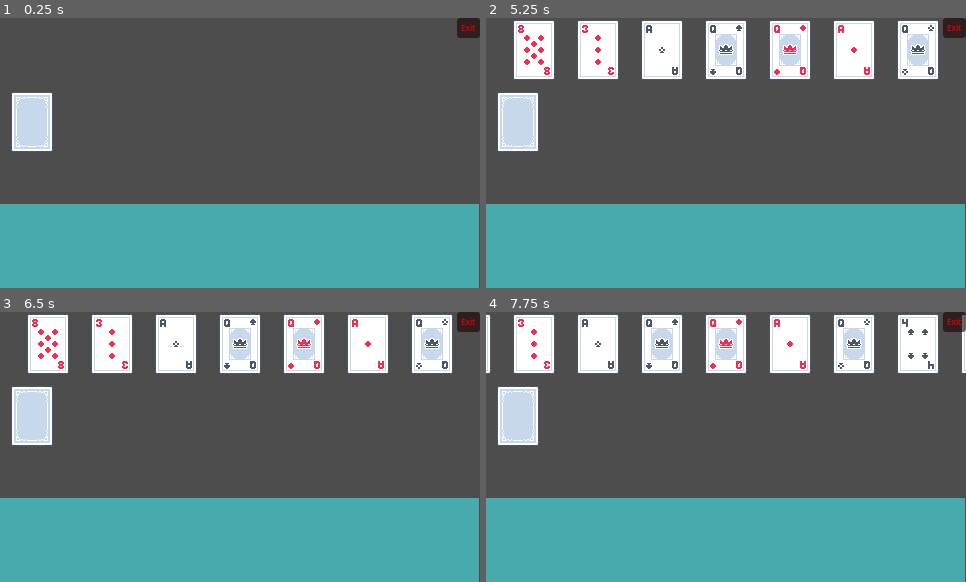
Above: before the commit, frames 1-4 (two rows, left to right).
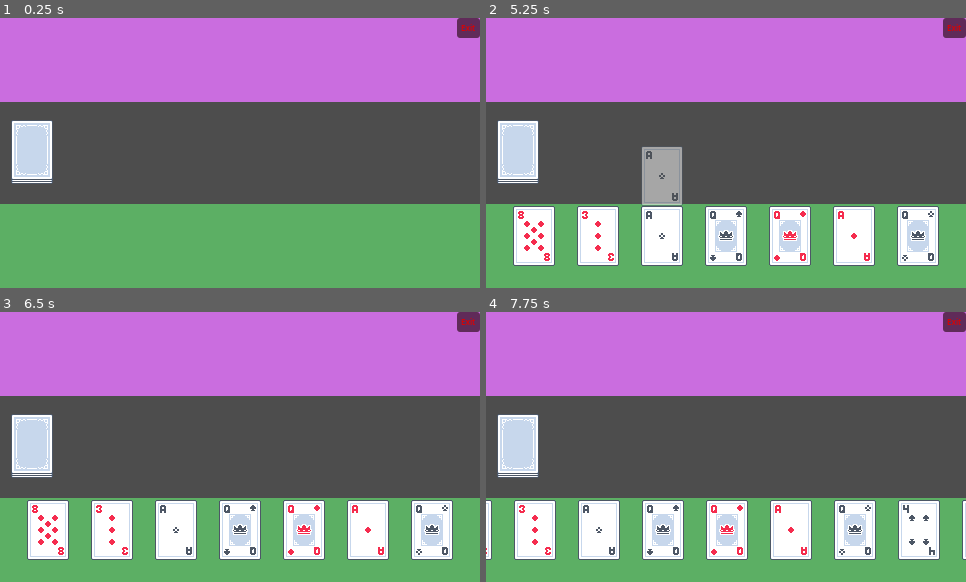
Above: after the commit, the same moments.

Repository: grahamcr4cker/PracticeCards
Game: Godot game, scene res://new-scene-kid.tscn
Same seed, same stepped clock (60 frames per second), same inputs: the game is played once before the commit and once after it.
Inputs (mouse positions are in pixels of both pictures, inside the frame that each line leads up to; where the layout moved, square brackets give the same spot in the first picture):
- Up to frame 1 (0.25 s): no input
- Up to frame 2 (5.25 s): click (519, 153) [519, 123] at 0.5 s; click (519, 153) [519, 123] at 1.25 s; click (519, 153) [519, 123] at 2 s; tap Enter at 2.75, 4.25 s; move the mouse to (831, 139) at 2.77 s; click (831, 139) at 2.92 s; tap Space at 3.5, 5 s; drag from (630, 166) to (702, 207) at 3.52 s; move the mouse to (774, 93) at 4.27 s; click (774, 93) at 4.42 s; drag from (702, 207) to (582, 112) at 5.02 s
- Up to frame 3 (6.5 s): move the mouse to (384, 487) at 5.77 s; click (384, 487) at 5.92 s
- Up to frame 4 (7.75 s): tap Enter at 6.5 s; drag from (582, 406) to (654, 379) at 6.52 s; tap Space at 7.25 s; move the mouse to (750, 447) at 7.27 s; click (750, 447) at 7.42 s

The runs differ from the first frame. In frame 1, 64% of the frame differs, in the area x 0-100%, y 0-100%; in frame 2, 66%; in frame 3, 64%; in frame 4, 64%.

Commit message:
added card flip animation

Diff:
--- a/CenterContainer.gd
+++ b/CenterContainer.gd
@@ -1,6 +1,8 @@
 extends HBoxContainer
 
 @export var card: PackedScene = null
+
+var played := []
 
 func _can_drop_data(_at_position, _data):
 	return true
@@ -8,8 +10,8 @@
 func _drop_data(_at_position, data):
 	var dropped_card = card.instantiate()
 
+	played.append(dropped_card)
 	add_child(dropped_card)
-#	dropped_card.texture = data["texture"]
-	dropped_card.find_child("TextureRect").texture = data["texture"]
+	dropped_card.find_child("CardFront").texture = data["texture"]
 
 	CardActions.emit_signal("card_played", data["id"])
--- a/Hand.gd
+++ b/Hand.gd
@@ -1,11 +1,18 @@
 extends HBoxContainer
 
+var hand := []
 
 # Called when the node enters the scene tree for the first time.
 func _ready():
 	CardActions.connect("draw_card", _draw_card)
+	CardActions.connect("card_played", _remove_card_from_hand)
+
+func _remove_card_from_hand(card_id):
+	hand.pop_back()
+
 
 func _draw_card(card):
+	hand.append(card)
 	add_child(card)
 
 # Called every frame. 'delta' is the elapsed time since the previous frame.
--- a/TextureButton.gd
+++ b/TextureButton.gd
@@ -19,15 +19,15 @@
 					card_img = card_img.replace("13", "K")
 				_:
 					pass
-			print("card res: %s" % card_img)
 			var card = preload("res://card_example.tscn").instantiate()
 			card.card_texture = load(card_img)
 			deck.append(card)
 	deck.shuffle()
 
 func _on_button_pressed():
-	CardActions.emit_signal("draw_card", deck.pop_back())
-	print("deck size: %d", deck.size())
+	print("draw card")
+	var drawn_card = deck.pop_back()
+	CardActions.emit_signal("draw_card", drawn_card)
 
 
 # Called every frame. 'delta' is the elapsed time since the previous frame.
--- a/card_example.gd
+++ b/card_example.gd
@@ -1,14 +1,30 @@
 extends Control
 
 
+@onready var anim_player = $AnimationPlayer
+@onready var timer = $Timer
 @export var card_texture: Texture
+@export var front_face := true
+
 var id
 
 # Called when the node enters the scene tree for the first time.
 func _ready():
 	CardActions.connect("card_played", was_i_played)
 	id = randi() % 999999
-	get_node("TextureRect").texture = card_texture
+	get_node("CardFront").texture = card_texture
+
+func _gui_input(event):
+	if event is InputEventMouseButton and event.button_index == MOUSE_BUTTON_LEFT:
+		if event.is_released():
+			_flip_card()
+
+func _flip_card():
+	if not anim_player.is_playing():
+		if front_face:
+			anim_player.play("flip_front_to_back")
+		else:
+			anim_player.play("flip_back_to_front")
 
 func _get_drag_data(_at_position):
 	var data = {}
@@ -17,7 +33,8 @@
 
 	var drag_preview = duplicate()
 	drag_preview.modulate.a = .5
-	drag_preview.find_child("TextureRect").set_position(Vector2(-32, -32))
+	drag_preview.find_child("CardFront").set_position(Vector2(-32, -32))
+	drag_preview.find_child("CardBack").set_position(Vector2(-32, -32))
 
 	set_drag_preview(drag_preview)
 
--- a/card_example.tscn
+++ b/card_example.tscn
@@ -1,7 +1,142 @@
-[gd_scene load_steps=3 format=3 uid="uid://djtmvqeys8ndx"]
+[gd_scene load_steps=7 format=3 uid="uid://djtmvqeys8ndx"]
 
 [ext_resource type="Texture2D" uid="uid://cfowf8rewgvln" path="res://assets/card_back.png" id="1_mfho1"]
 [ext_resource type="Script" path="res://card_example.gd" id="1_onosp"]
+[ext_resource type="Texture2D" uid="uid://cthilvwoct1m8" path="res://assets/card_clubs_02.png" id="2_tribn"]
+
+[sub_resource type="Animation" id="Animation_xlvc4"]
+resource_name = "flip_front_to_back"
+length = 0.5
+tracks/0/type = "value"
+tracks/0/imported = false
+tracks/0/enabled = true
+tracks/0/path = NodePath("CardFront:scale")
+tracks/0/interp = 1
+tracks/0/loop_wrap = true
+tracks/0/keys = {
+"times": PackedFloat32Array(0, 0.25, 0.5),
+"transitions": PackedFloat32Array(1, 1, 1),
+"update": 0,
+"values": [Vector2(1, 1), Vector2(0, 1), Vector2(1, 1)]
+}
+tracks/1/type = "value"
+tracks/1/imported = false
+tracks/1/enabled = true
+tracks/1/path = NodePath("CardFront:visible")
+tracks/1/interp = 1
+tracks/1/loop_wrap = true
+tracks/1/keys = {
+"times": PackedFloat32Array(0, 0.25, 0.5),
+"transitions": PackedFloat32Array(1, 1, 1),
+"update": 1,
+"values": [true, false, false]
+}
+tracks/2/type = "value"
+tracks/2/imported = false
+tracks/2/enabled = true
+tracks/2/path = NodePath("CardBack:visible")
+tracks/2/interp = 1
+tracks/2/loop_wrap = true
+tracks/2/keys = {
+"times": PackedFloat32Array(0, 0.25, 0.5),
+"transitions": PackedFloat32Array(1, 1, 1),
+"update": 1,
+"values": [false, true, true]
+}
+tracks/3/type = "value"
+tracks/3/imported = false
+tracks/3/enabled = true
+tracks/3/path = NodePath("CardBack:scale")
+tracks/3/interp = 1
+tracks/3/loop_wrap = true
+tracks/3/keys = {
+"times": PackedFloat32Array(0, 0.25, 0.5),
+"transitions": PackedFloat32Array(1, 1, 1),
+"update": 0,
+"values": [Vector2(1, 1), Vector2(0, 1), Vector2(1, 1)]
+}
+tracks/4/type = "value"
+tracks/4/imported = false
+tracks/4/enabled = true
+tracks/4/path = NodePath(".:front_face")
+tracks/4/interp = 1
+tracks/4/loop_wrap = true
+tracks/4/keys = {
+"times": PackedFloat32Array(0.5),
+"transitions": PackedFloat32Array(1),
+"update": 1,
+"values": [false]
+}
+
+[sub_resource type="Animation" id="Animation_ayr1x"]
+resource_name = "flip_back_to_front"
+length = 0.5
+tracks/0/type = "value"
+tracks/0/imported = false
+tracks/0/enabled = true
+tracks/0/path = NodePath("CardBack:scale")
+tracks/0/interp = 1
+tracks/0/loop_wrap = true
+tracks/0/keys = {
+"times": PackedFloat32Array(0, 0.25, 0.5),
+"transitions": PackedFloat32Array(1, 1, 1),
+"update": 0,
+"values": [Vector2(1, 1), Vector2(0, 1), Vector2(1, 1)]
+}
+tracks/1/type = "value"
+tracks/1/imported = false
+tracks/1/enabled = true
+tracks/1/path = NodePath("CardBack:visible")
+tracks/1/interp = 1
+tracks/1/loop_wrap = true
+tracks/1/keys = {
+"times": PackedFloat32Array(0, 0.25, 0.5),
+"transitions": PackedFloat32Array(1, 1, 1),
+"update": 1,
+"values": [true, false, false]
+}
+tracks/2/type = "value"
+tracks/2/imported = false
+tracks/2/enabled = true
+tracks/2/path = NodePath("CardFront:scale")
+tracks/2/interp = 1
+tracks/2/loop_wrap = true
+tracks/2/keys = {
+"times": PackedFloat32Array(0, 0.25, 0.5),
+"transitions": PackedFloat32Array(1, 1, 1),
+"update": 0,
+"values": [Vector2(1, 1), Vector2(0, 1), Vector2(1, 1)]
+}
+tracks/3/type = "value"
+tracks/3/imported = false
+tracks/3/enabled = true
+tracks/3/path = NodePath("CardFront:visible")
+tracks/3/interp = 1
+tracks/3/loop_wrap = true
+tracks/3/keys = {
+"times": PackedFloat32Array(0, 0.25, 0.5),
+"transitions": PackedFloat32Array(1, 1, 1),
+"update": 1,
+"values": [false, true, true]
+}
+tracks/4/type = "value"
+tracks/4/imported = false
+tracks/4/enabled = true
+tracks/4/path = NodePath(".:front_face")
+tracks/4/interp = 1
+tracks/4/loop_wrap = true
+tracks/4/keys = {
+"times": PackedFloat32Array(0.5),
+"transitions": PackedFloat32Array(1),
+"update": 1,
+"values": [true]
+}
+
+[sub_resource type="AnimationLibrary" id="AnimationLibrary_0sg22"]
+_data = {
+"flip_back_to_front": SubResource("Animation_ayr1x"),
+"flip_front_to_back": SubResource("Animation_xlvc4")
+}
 
 [node name="card example" type="Control"]
 layout_mode = 3
@@ -12,10 +147,28 @@
 
 [node name="CARD" type="Node" parent="."]
 
-[node name="TextureRect" type="TextureRect" parent="."]
+[node name="CardBack" type="TextureRect" parent="."]
+visible = false
 layout_mode = 1
 anchors_preset = 10
 anchor_right = 1.0
 offset_bottom = 64.0
 grow_horizontal = 2
+pivot_offset = Vector2(32, 0)
 texture = ExtResource("1_mfho1")
+
+[node name="CardFront" type="TextureRect" parent="."]
+layout_mode = 1
+anchors_preset = 10
+anchor_right = 1.0
+offset_bottom = 64.0
+grow_horizontal = 2
+pivot_offset = Vector2(32, 0)
+texture = ExtResource("2_tribn")
+
+[node name="AnimationPlayer" type="AnimationPlayer" parent="."]
+libraries = {
+"": SubResource("AnimationLibrary_0sg22")
+}
+
+[node name="Timer" type="Timer" parent="."]
--- /dev/null
+++ b/deck.tscn
@@ -0,0 +1,25 @@
+[gd_scene load_steps=3 format=3 uid="uid://ceoxtrcd75ry0"]
+
+[ext_resource type="Texture2D" uid="uid://cfowf8rewgvln" path="res://assets/card_back.png" id="1_4hnxt"]
+[ext_resource type="Script" path="res://TextureButton.gd" id="2_m2uq6"]
+
+[node name="Deck" type="TextureButton"]
+offset_top = 72.0
+offset_right = 64.0
+offset_bottom = 136.0
+texture_normal = ExtResource("1_4hnxt")
+script = ExtResource("2_m2uq6")
+
+[node name="TextureRect" type="TextureRect" parent="."]
+layout_mode = 0
+offset_top = -2.0
+offset_right = 64.0
+offset_bottom = 62.0
+texture = ExtResource("1_4hnxt")
+
+[node name="TextureRect" type="TextureRect" parent="TextureRect"]
+layout_mode = 0
+offset_top = -2.0
+offset_right = 64.0
+offset_bottom = 62.0
+texture = ExtResource("1_4hnxt")
--- a/new-scene-kid.tscn
+++ b/new-scene-kid.tscn
@@ -1,12 +1,11 @@
-[gd_scene load_steps=8 format=3 uid="uid://b6bgeawj2bra4"]
+[gd_scene load_steps=7 format=3 uid="uid://b6bgeawj2bra4"]
 
 [ext_resource type="Script" path="res://new-scene-kid.gd" id="1_tijsr"]
 [ext_resource type="Script" path="res://CenterContainer.gd" id="2_kw3fa"]
 [ext_resource type="PackedScene" uid="uid://djtmvqeys8ndx" path="res://card_example.tscn" id="3_8x0ra"]
 [ext_resource type="Script" path="res://Hand.gd" id="4_4ulkb"]
+[ext_resource type="PackedScene" uid="uid://ceoxtrcd75ry0" path="res://deck.tscn" id="6_m270l"]
 [ext_resource type="Script" path="res://Button.gd" id="9_fhn8r"]
-[ext_resource type="Texture2D" uid="uid://cfowf8rewgvln" path="res://assets/card_back.png" id="11_krwuf"]
-[ext_resource type="Script" path="res://TextureButton.gd" id="13_21tak"]
 
 [node name="new-scene-kid" type="Control"]
 layout_mode = 3
@@ -18,17 +17,19 @@
 script = ExtResource("1_tijsr")
 
 [node name="BackgroundDropZone" type="ColorRect" parent="."]
-layout_mode = 0
-offset_top = 186.0
-offset_right = 479.0
-offset_bottom = 270.0
-color = Color(0.278431, 0.670588, 0.678431, 1)
+layout_mode = 1
+anchors_preset = -1
+offset_right = 480.0
+offset_bottom = 84.0
+color = Color(0.792157, 0.427451, 0.87451, 1)
 
 [node name="DropZone" type="HBoxContainer" parent="BackgroundDropZone"]
 layout_mode = 1
 anchors_preset = 15
 anchor_right = 1.0
 anchor_bottom = 1.0
+offset_top = 1.0
+offset_bottom = 1.0
 grow_horizontal = 2
 grow_vertical = 2
 theme_override_constants/separation = 64
@@ -36,7 +37,14 @@
 script = ExtResource("2_kw3fa")
 card = ExtResource("3_8x0ra")
 
-[node name="Hand" type="HBoxContainer" parent="."]
+[node name="BackgroundDropZone2" type="ColorRect" parent="."]
+layout_mode = 0
+offset_top = 186.0
+offset_right = 481.0
+offset_bottom = 270.0
+color = Color(0.360784, 0.686275, 0.392157, 1)
+
+[node name="Hand" type="HBoxContainer" parent="BackgroundDropZone2"]
 layout_mode = 1
 anchors_preset = 10
 anchor_right = 1.0
@@ -61,10 +69,7 @@
 script = ExtResource("9_fhn8r")
 metadata/_edit_use_anchors_ = true
 
-[node name="Deck" type="TextureButton" parent="."]
+[node name="Deck" parent="." instance=ExtResource("6_m270l")]
 layout_mode = 0
-offset_top = 72.0
-offset_right = 64.0
-offset_bottom = 136.0
-texture_normal = ExtResource("11_krwuf")
-script = ExtResource("13_21tak")
+offset_top = 104.0
+offset_bottom = 168.0
--- a/project.godot
+++ b/project.godot
@@ -23,7 +23,6 @@
 
 window/size/viewport_width=480
 window/size/viewport_height=270
-window/size/mode=3
 window/stretch/mode="canvas_items"
 
 [input]
Not shown, changed: .gitignore
